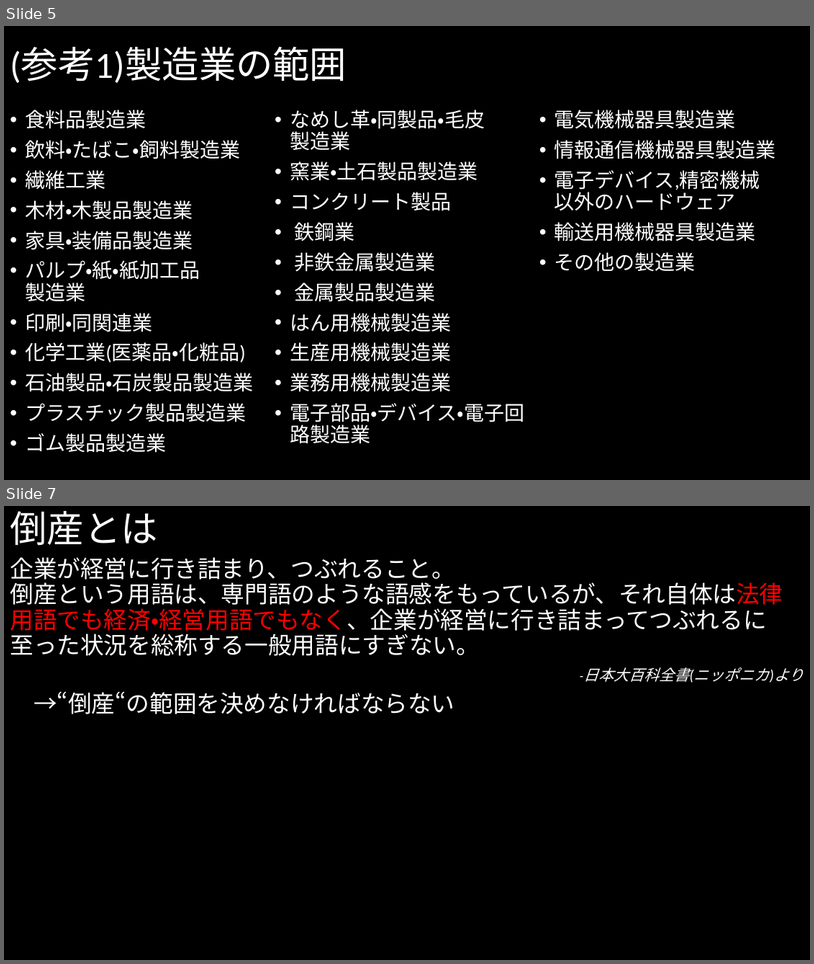
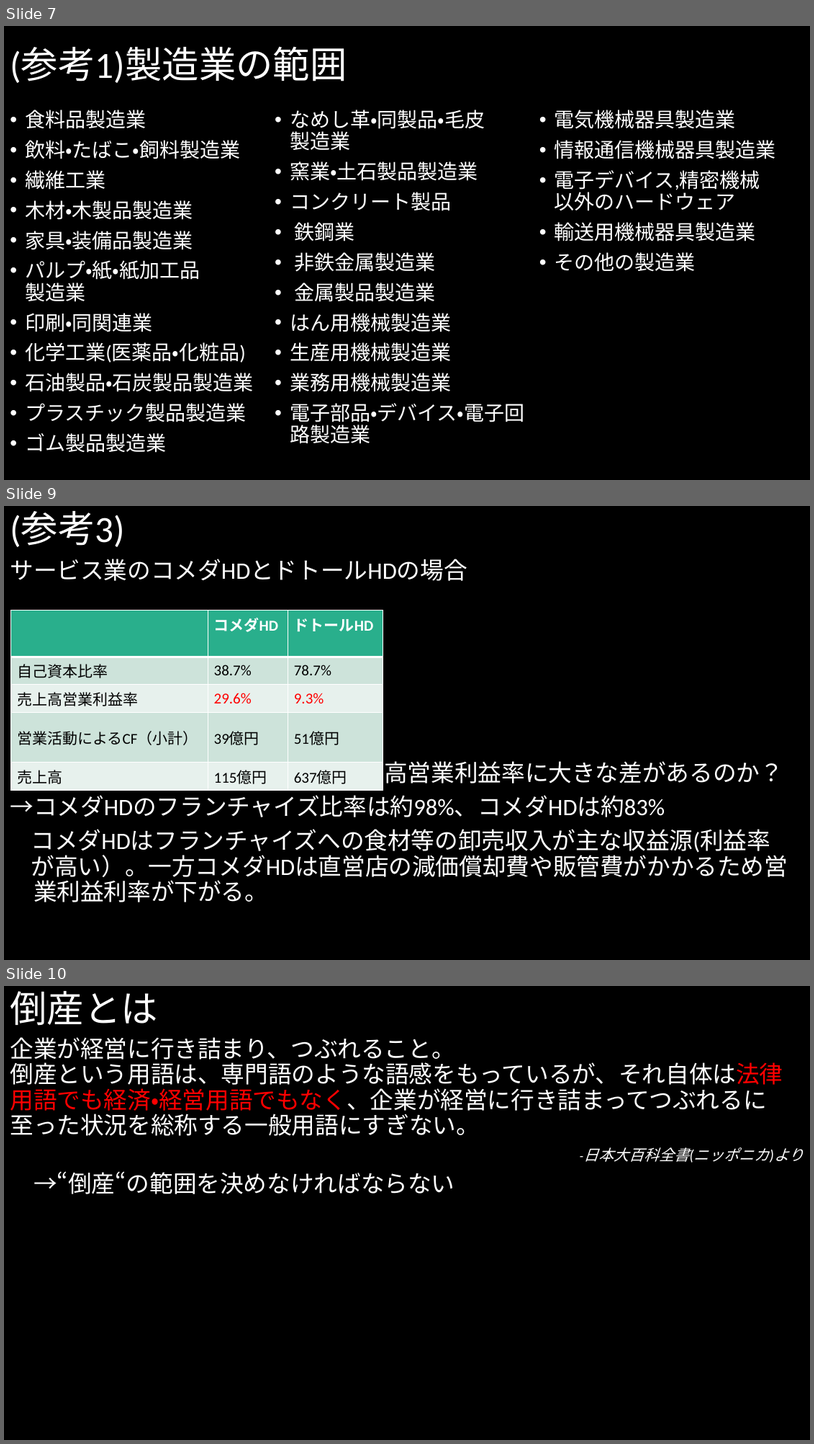
Before and after one commit to MAGA-Phantom/OperationSotsuron, a slide deck: 倒産の研究(仮).pptx. Shown one above the other, each under a label of ours: slides 5 and 7 before the commit, slides 7, 9 and 10 after it; the slides between them are not shown. The pictures are 814x964 and 814x1444 pixels, drawn with LibreOffice and Linux fonts; fonts in the diff are those of the drawing. Boxes give left, top, right and bottom in pixels: in the first picture for what was removed or moved away, otherwise in the second. Text is boxed around its words. In the diff, an @@ line names an element or a change of style, - is before the commit and + after.

```diff
--- a/倒産の研究(仮).pptx
+++ b/倒産の研究(仮).pptx
@@ slide 9 added at bbox=[4, 506, 810, 960], background #000000 @@
@@ title added at bbox=[10, 512, 125, 547], 44 pt, text #FFFFFF @@
+(参考3)
@@ text added at bbox=[10, 559, 789, 902], 28 pt, text #FFFFFF @@
+サービス業のコメダHDとドトールHDの場合
+同じ喫茶店チェーンであるのに売上高営業利益率に大きな差があるのか？
+→コメダHDのフランチャイズ比率は約98%、コメダHDは約83%
+コメダHDはフランチャイズへの食材等の卸売収入が主な収益源(利益率
+が高い）。一方コメダHDは直営店の減価償却費や販管費がかかるため営
+業利益利率が下がる。
@@ table added at bbox=[11, 610, 383, 787], 5 rows, 3 columns @@
+ | コメダHD | ドトールHD
+自己資本比率 | 38.7% | 78.7%
+売上高営業利益率 | 29.6% | 9.3%
+営業活動によるCF（小計） | 39億円 | 51億円
+売上高 | 115億円 | 637億円
@@ what was slide 5 is now slide 7 @@
@@ what was slide 7 is now slide 10 @@
```
Also in this commit, not shown: 2 slides changed, 3 other slides added.
